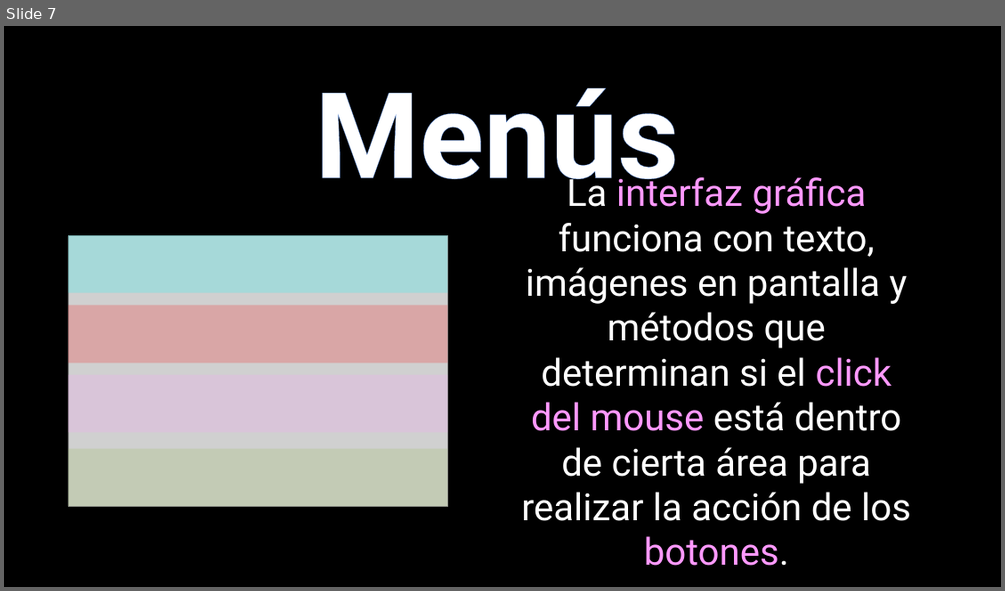
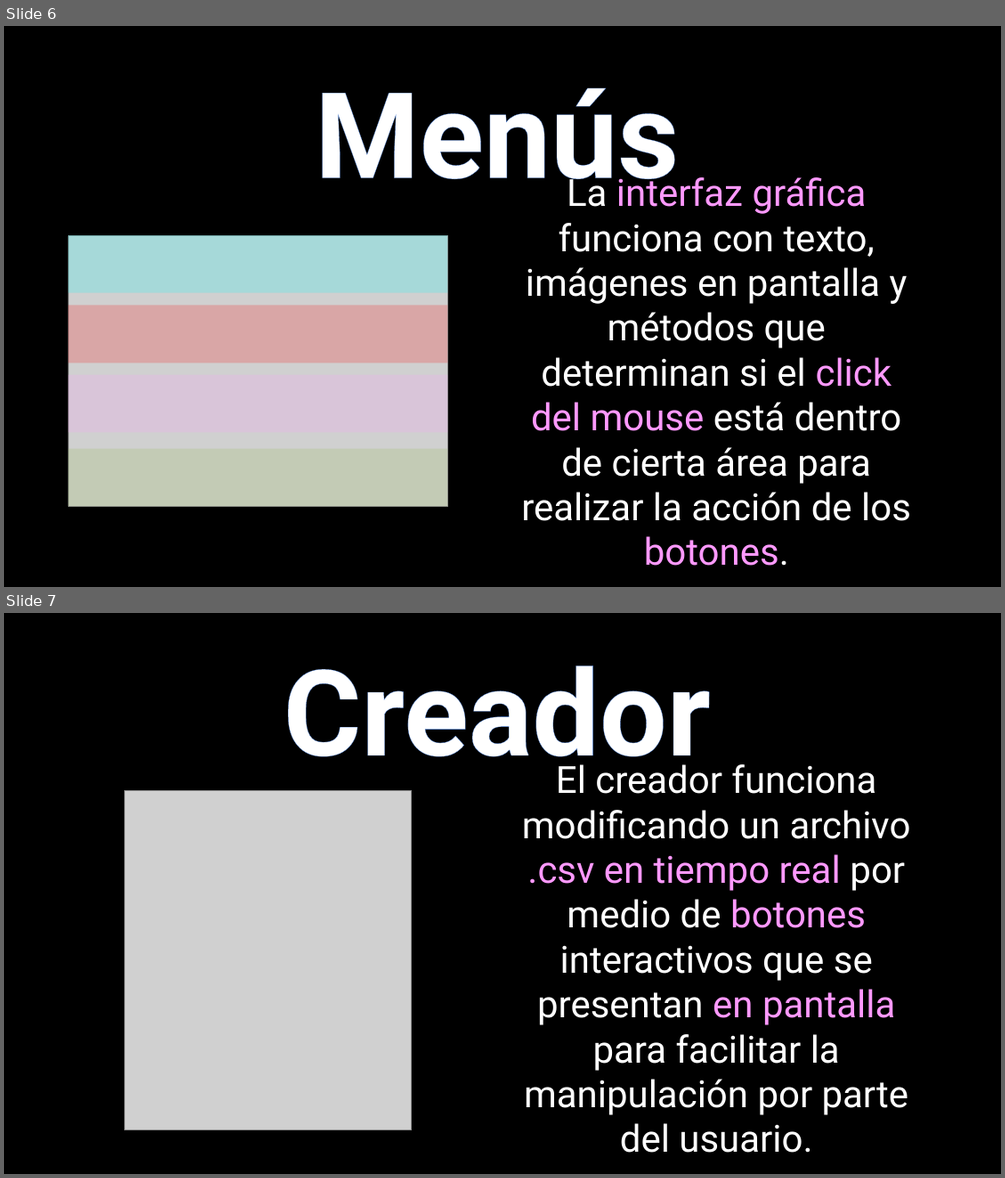
Before and after one commit to alarconjuanesteban/Sokoban, a slide deck: Sokoban - 2017.pptx. Shown one above the other, each under a label of ours: slide 7 before the commit, slides 6 and 7 after it. The pictures are 1005x591 and 1005x1178 pixels, drawn with LibreOffice and Linux fonts; fonts in the diff are those of the drawing; grey boxes stand for pictures; background and template pictures are left out. Boxes give left, top, right and bottom in pixels: in the first picture for what was removed or moved away, otherwise in the second. Text is boxed around its words. In the diff, an @@ line names an element or a change of style, - is before the commit and + after.

```diff
--- a/Sokoban - 2017.pptx
+++ b/Sokoban - 2017.pptx
@@ slide 7 added at box(4, 613, 1001, 1174), background picture (left out) @@
@@ title added at box(283, 666, 711, 783), 115 pt, text #FFFFFF, bold @@
+Creador
@@ text added at box(522, 764, 911, 1152), 36 pt, text #FFFFFF @@
+El creador funciona modificando un archivo .csv en tiempo real por medio de botones interactivos que se presentan en pantalla para facilitar la manipulación por parte del usuario.
@@ picture added at box(125, 790, 412, 1130) @@
@@ what was slide 7 is now slide 6 @@
```
Also in this commit, not shown: 1 slide removed, 9 other files.
